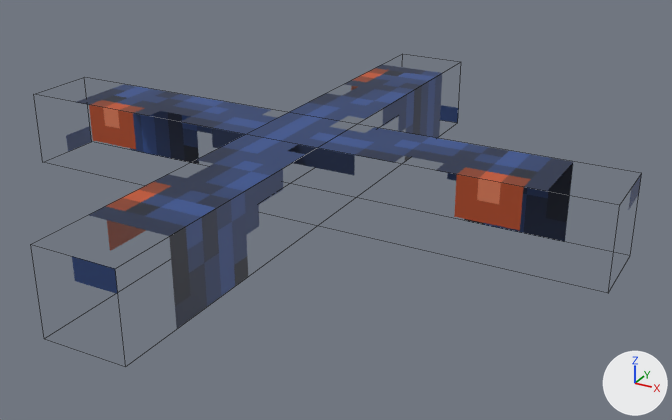
The Blender file src/main/resources/assets/eln2/models/block/cable/cable.blend, before and after one commit.
The view is the same before and after, from a 50 mm camera at (1.205, -0.673, 0.588) aimed at (0.559, 0.502, 0.001). Lighting does not change. The marker at lower right points along +X, +Y and +Z. Mesh edges are drawn as thin lines.

Names of what the first picture shows: 'Cable'.
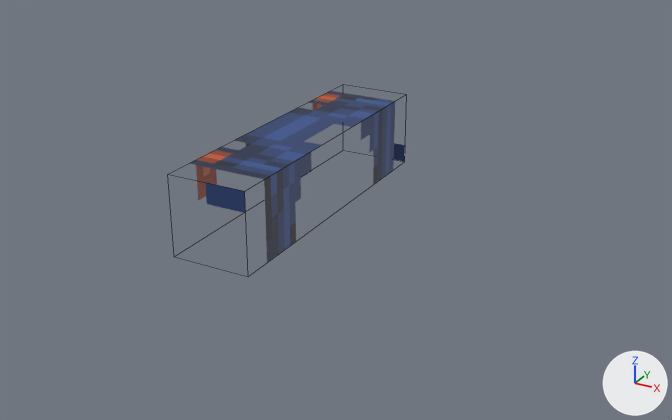
Pixel boxes [x1, y1, x2, y2] of what changed, in the pictures (672 x 420 px):
'Cable', reshaped, rescaled (63% narrower, 35% shorter): before [66, 65, 642, 329]; after [190, 91, 405, 263]
part 1 of me_cube_002, deleted (blue): before [66, 84, 642, 242]

What changed in the scene script:
```text
Change me_cube_002:
    where me_cube_002.from_pydata(...)  # 16 vertices, 12 faces; spans x -1.0..1.0, y -1.0..1.0, z 0.0..0.25
    used by ob_cable; location = (0.5, 0.5, 0.0); rotation_euler = (0.0, 0.0, 1.571), in degrees (0, 0, 90); scale = (0.5, 0.5, 0.5)
    me_cube_002 part 1: the loose piece of 8 vertices spanning x -0.12..0.12, y -1.0..1.0, z 0.0..0.25 is deleted
Change ob_cable:
    ob_cable.scale: (0.5, 0.5, 0.5) -> (0.25, 0.5, 0.5)
```
